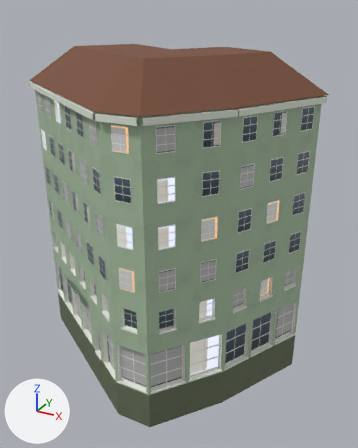
The glTF model web/public/models/landmarks/langA_coop.glb: old version first, new version second.
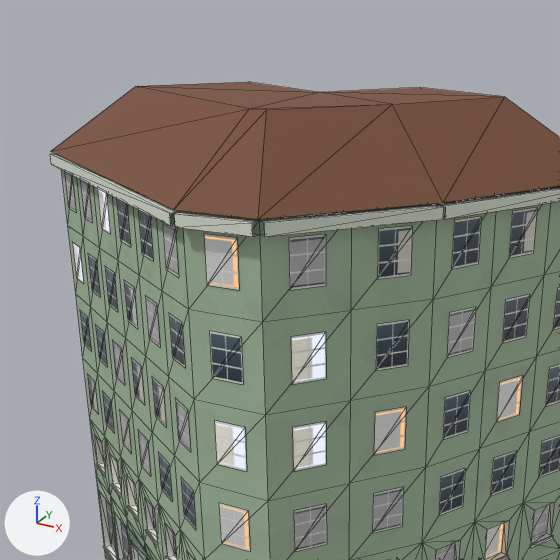
Each version appears first whole from a 50 mm lens placed at (18.7, -31.6, 25.2), pointed at (1.2, 0.1, 9.3), and next in a close-up on the part from 1% to 84% of the width and 0% to 66% of the height. The lights are fixed; the arrows at lower left show +X, +Y and +Z. The older version's two pictures come first. The close-ups show mesh edges as thin lines. Where no turn or scale is listed for an object, it has been applied to the vertices. Vertices at exactly the same position are counted once.
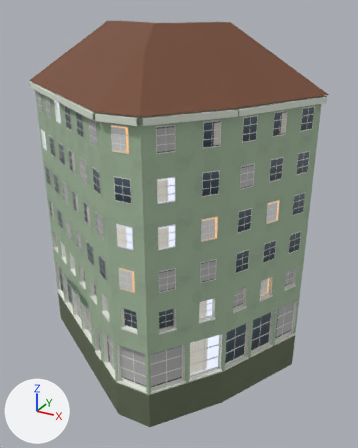
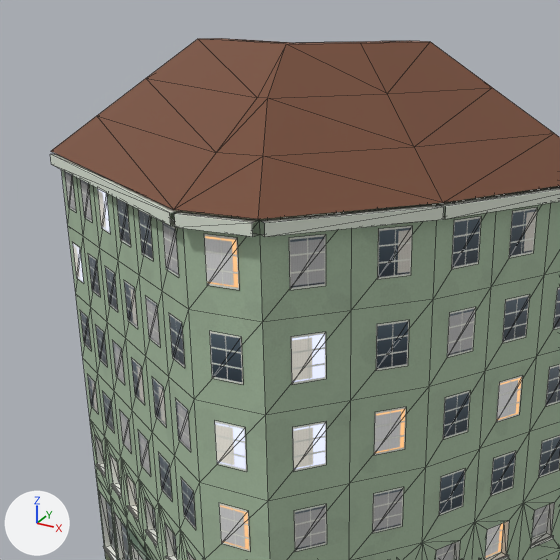
Where the newer file only moved an object's origin or applied its transform, the numbers keep the older frame.

Pixel boxes [x1, y1, x2, y2] of what changed, in the close-ups (560 x 560 px):
'Mesh_0', reshaped
    before: [50, 82, 560, 560]
    after: [50, 38, 560, 560]
part 1 of me_mesh_0, built on
    before: [51, 82, 560, 219]
    after: [51, 38, 560, 219]

What changed in the scene script:
```text
Change me_mesh_0:
    used by ob_mesh_0; location = (-11.82, 8.8, -3.0)
    remove me_mesh_0.from_pydata(...)  # 1292 vertices, 1524 faces; spans x 0.0..22.9, y -17.9..0.0, z 0.0..25.4
    add me_mesh_0.from_pydata(...)  # 1307 vertices, 1554 faces; spans x 0.0..22.9, y -17.9..0.0, z 0.0..27.2
    me_mesh_0 part 1
    8 vertices are removed from x 4.1..18.9, y -14.8..-4.1, z 25.4
    22 faces are deleted
    23 vertices are added at x 2.3..20.7, y -16.1..-2.3, z 24.2..27.2
    52 new faces join them, mat_flat
    other edits to the shape of me_mesh_0 do not show in these pictures
```
